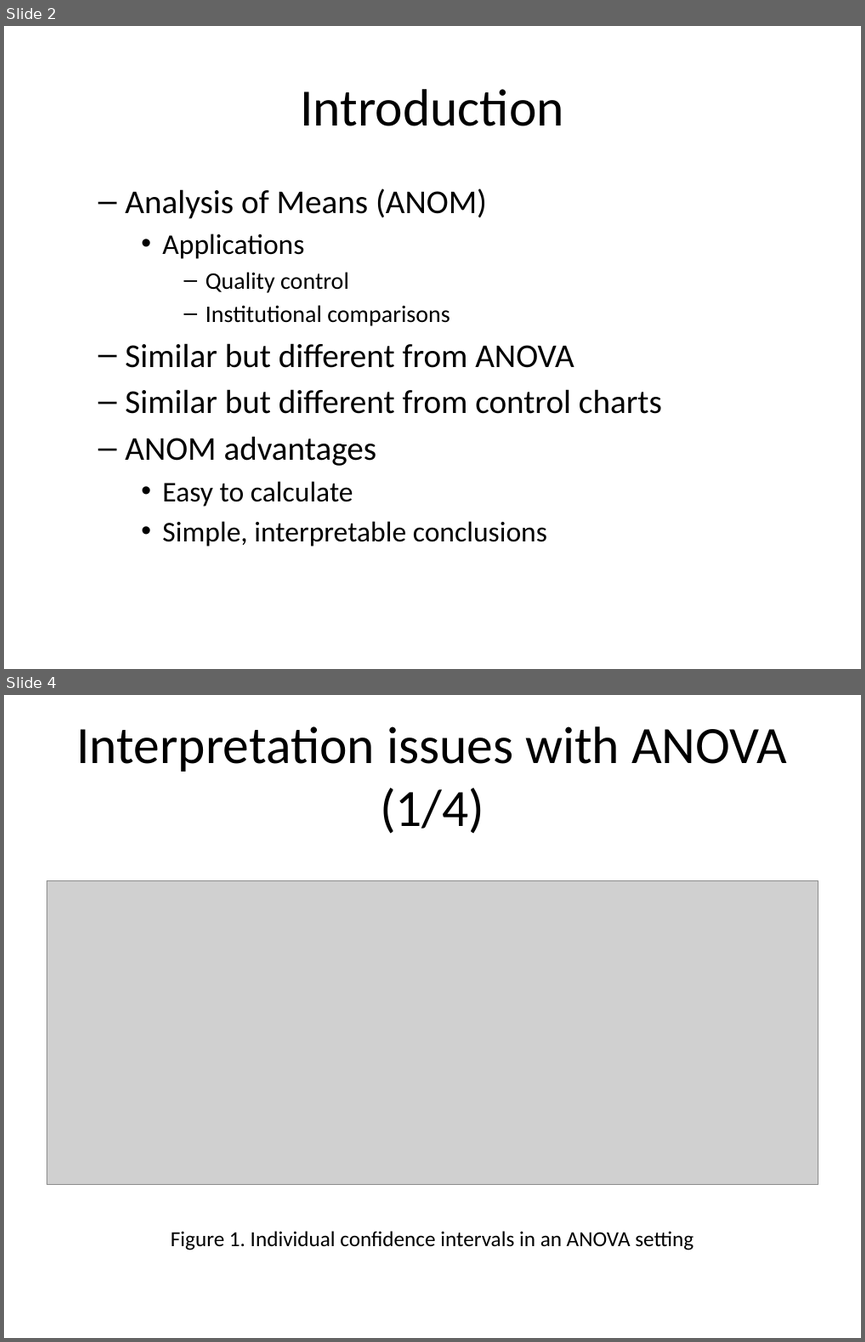
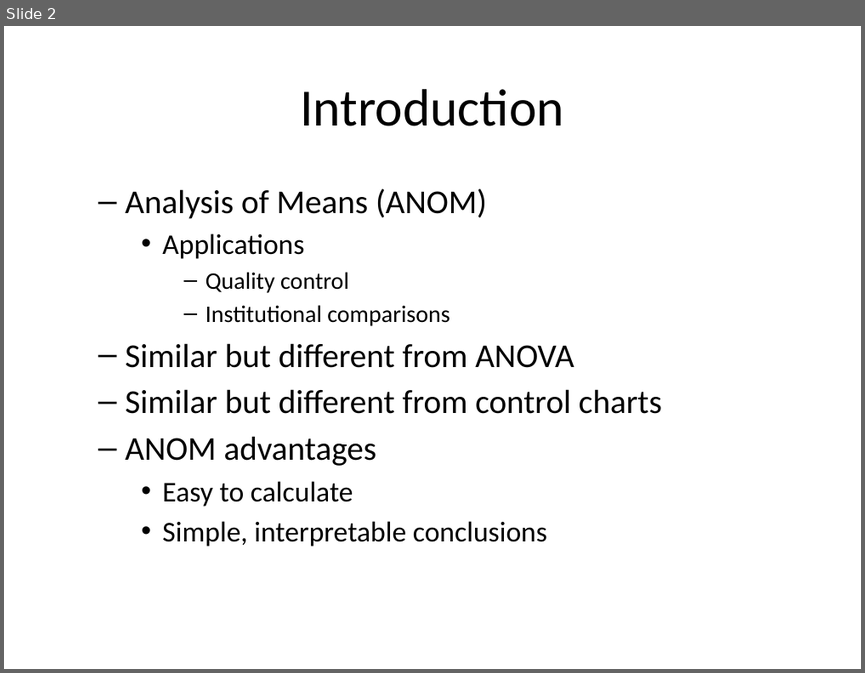
Before and after one commit to pmean/papers-and-presentations, a slide deck: anom/anom-talk.pptx. Shown one above the other, each under a label of ours: slides 2 and 4 before the commit, slide 2 after it; the slides between them are not shown. The pictures are 865x1342 and 865x673 pixels, drawn with LibreOffice and Linux fonts; fonts in the diff are those of the drawing; grey boxes stand for pictures. Boxes give left, top, right and bottom in pixels: in the first picture for what was removed or moved away, otherwise in the second. Text is boxed around its words. In the diff, an @@ line names an element or a change of style, - is before the commit and + after.

Commit message:
Added piston ring images to anom-talk

```diff
--- a/anom/anom-talk.pptx
+++ b/anom/anom-talk.pptx
@@ slide 4 removed at <box>4,695,861,1338</box>, background #FFFFFF @@
@@ title removed at <box>76,726,787,834</box> @@
-Interpretation issues with ANOVA (1/4)
@@ picture removed at <box>46,881,818,1185</box> @@
@@ text removed at <box>171,1231,693,1250</box> @@
-Figure 1. Individual confidence intervals in an ANOVA setting
```
Also in this commit, not shown: 2 slides changed, 7 slides added, 2 other slides removed, 9 other files.
